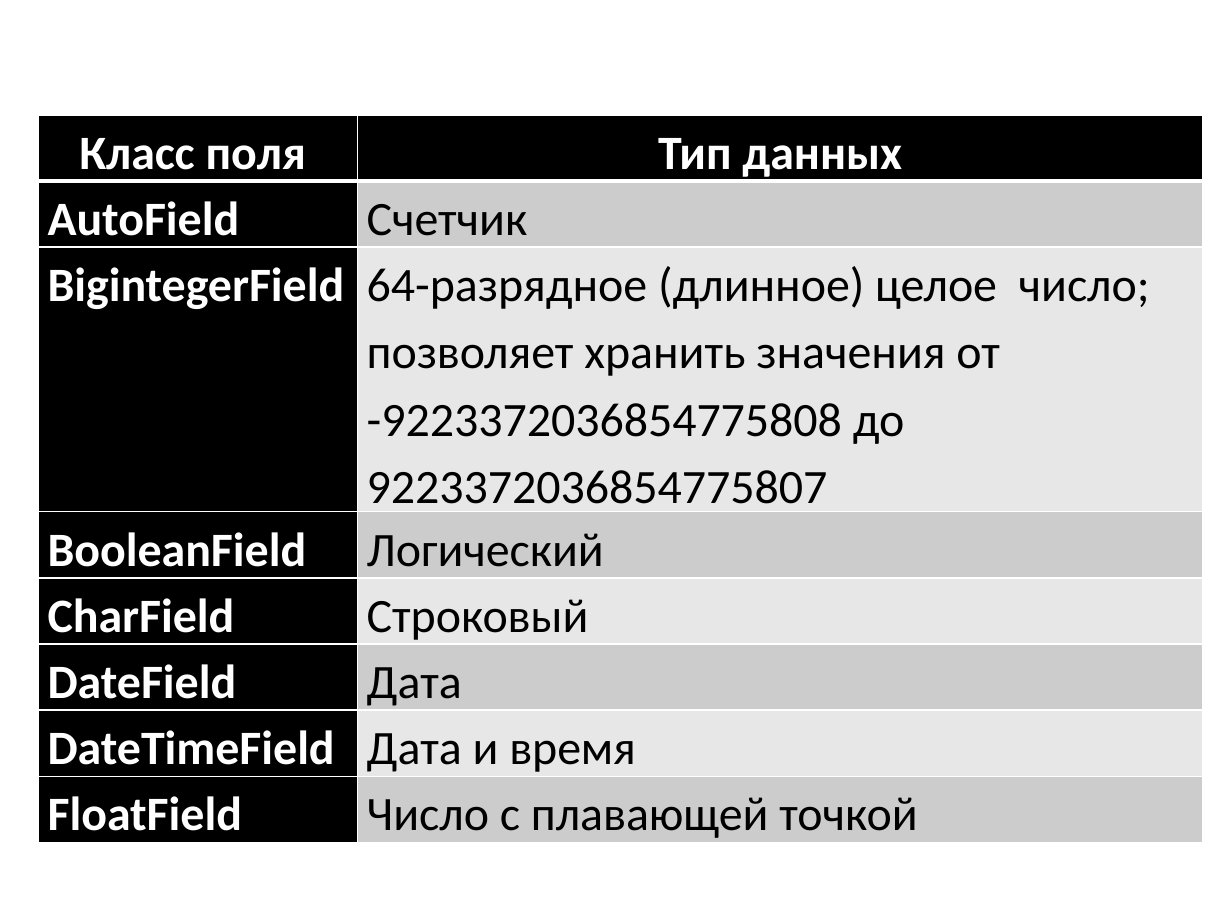
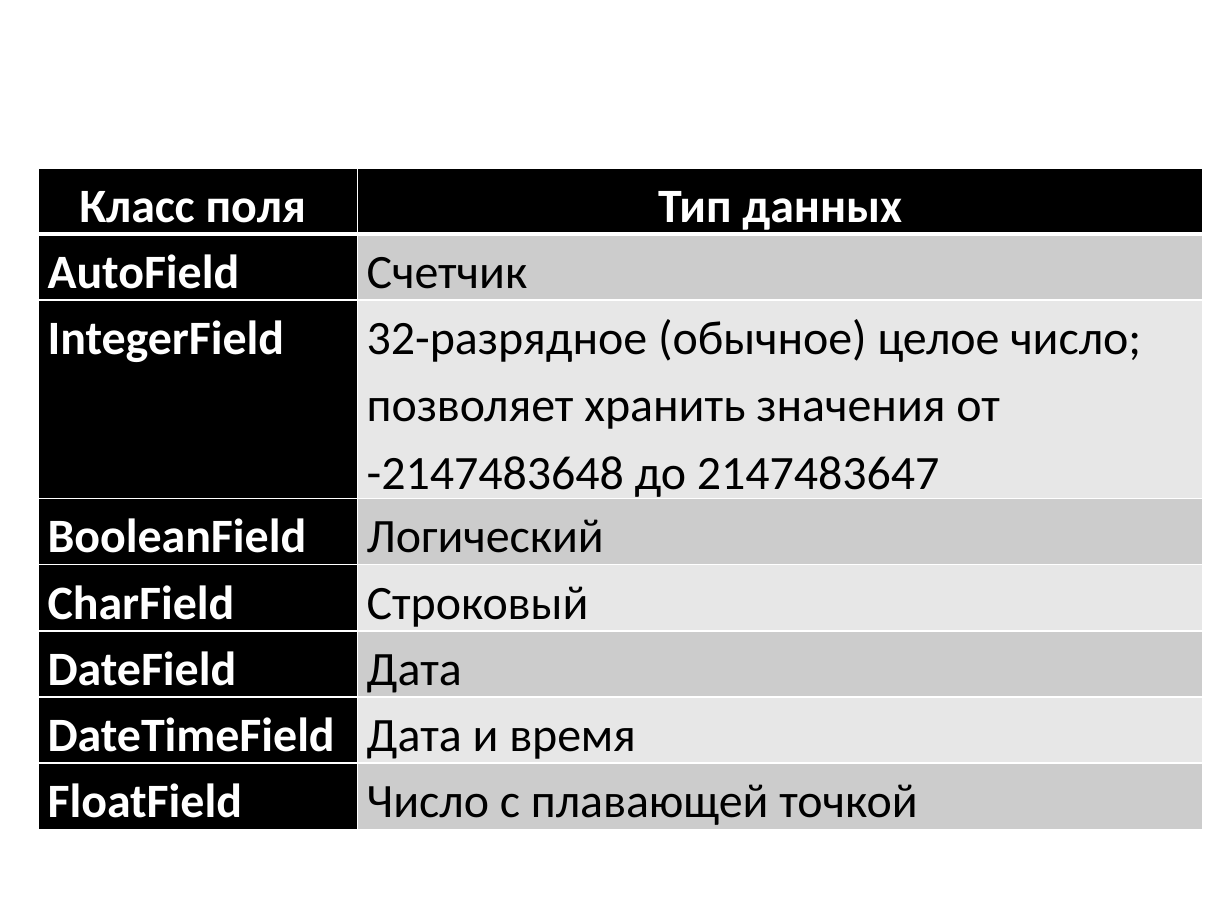
Before and after one commit to maxchv/LearnPython, a slide deck: slide 17 of week12/Models.pptx. Drawn at 1232x924 pixels with LibreOffice and Linux fonts; fonts in the diff are those of the drawing. Boxes give left, top, right and bottom in pixels: in the first picture for what was removed or moved away, otherwise in the second. Text is boxed around its words. In the diff, an @@ line names an element or a change of style, - is before the commit and + after.

```diff
--- a/week12/Models.pptx
+++ b/week12/Models.pptx
@@ table at (38,168,1202,829) @@
-row 3, column 1: BigintegerField
+row 3, column 1: IntegerField
-row 3, column 2: 64-разрядное (длинное) целое число; позволяет хранить значения от -9223372036854775808 до 9223372036854775807
+row 3, column 2: 32-разрядное (обычное) целое число; позволяет хранить значения от -2147483648 до 2147483647
@@ table: place and size @@
-table at (38,115,1202,842)
+table at (38,168,1202,829)
```
Also in this commit, not shown: 21 other slides changed, 24 slides added, 12 slides removed, 33 other files.
